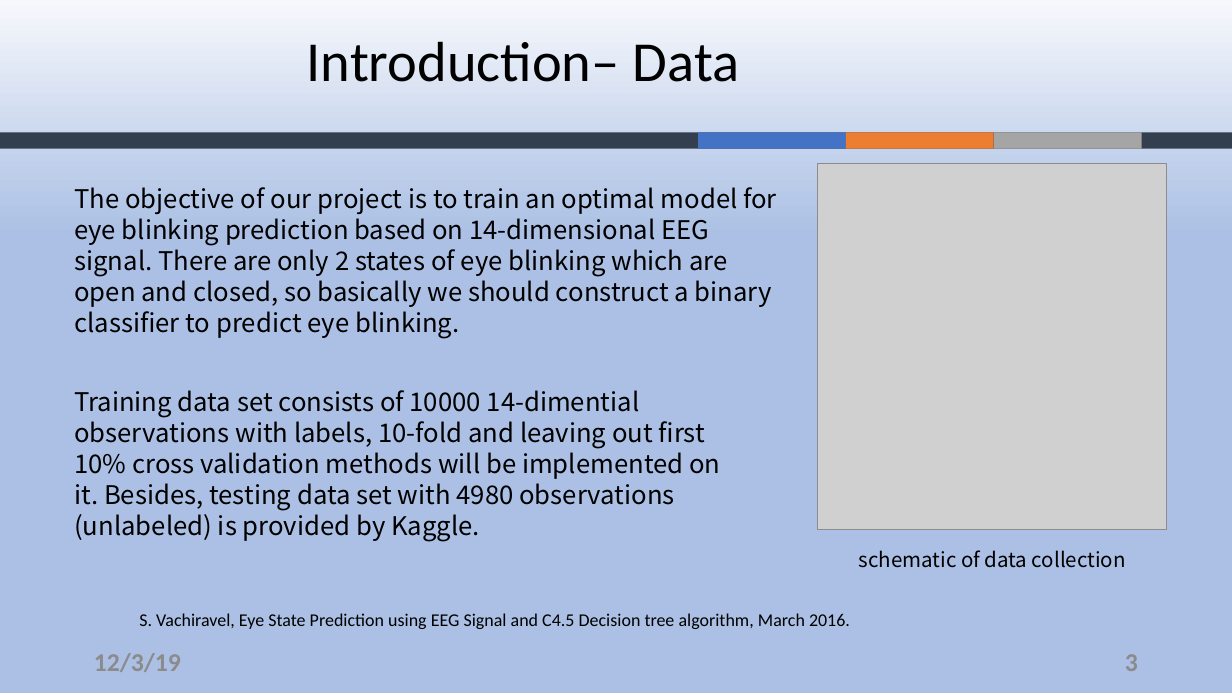
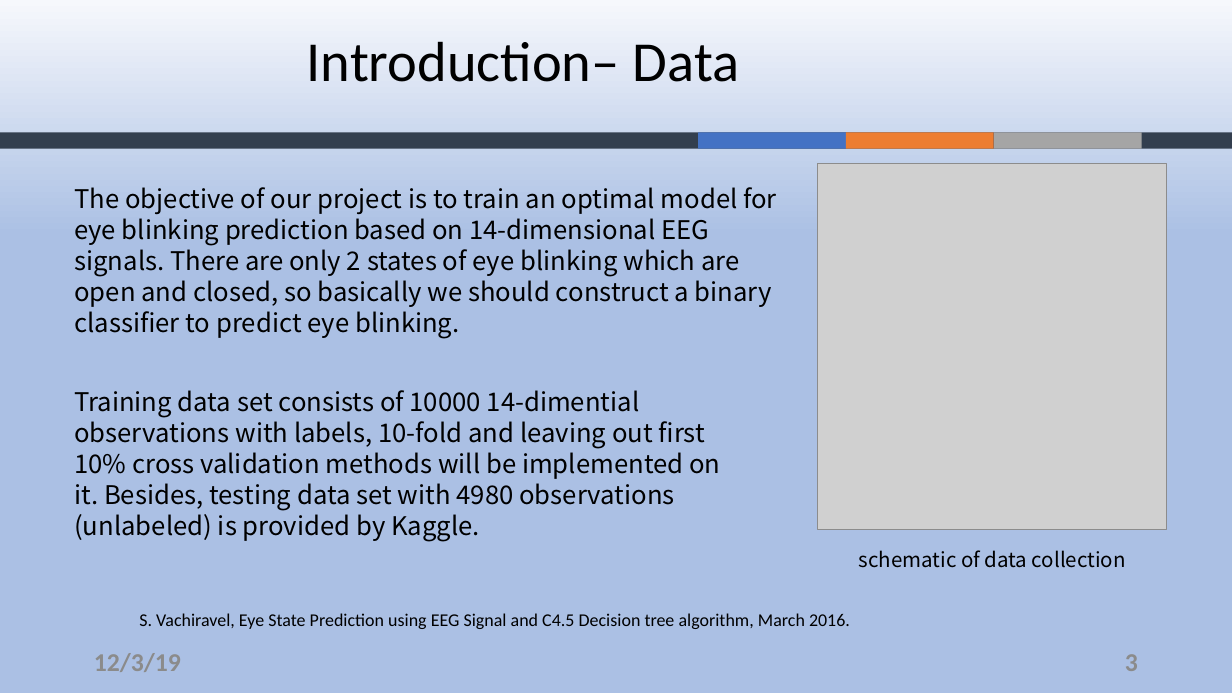
Before and after one commit to ZouYao0720/final-project-, a slide deck: slide 3 of final-presentation.pptx. Drawn at 1232x693 pixels with LibreOffice and Linux fonts; fonts in the diff are those of the drawing; grey boxes stand for pictures; background and template pictures are left out. Boxes give left, top, right and bottom in pixels: in the first picture for what was removed or moved away, otherwise in the second. Text is boxed around its words. In the diff, an @@ line names an element or a change of style, - is before the commit and + after.

Commit message:
updated svm figure and grammar

```diff
--- a/final-presentation.pptx
+++ b/final-presentation.pptx
@@ text at bbox=[74, 187, 777, 338]: text changed @@
-The objective of our project is to train an optimal model for eye blinking prediction based on 14-dimensional EEG signal. There are only 2 states of eye blinking which are open and closed, so basically we should construct a binary classifier to predict eye blinking.
+The objective of our project is to train an optimal model for eye blinking prediction based on 14-dimensional EEG signals. There are only 2 states of eye blinking which are open and closed, so basically we should construct a binary classifier to predict eye blinking.
```
Also in this commit, not shown: 8 other slides changed.
